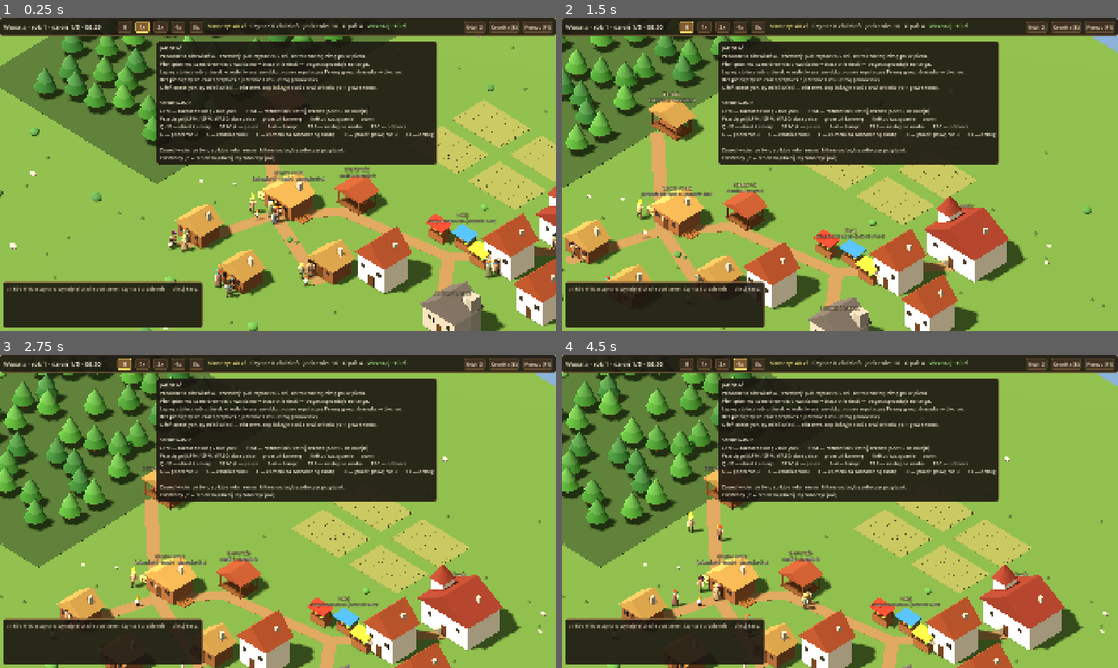
Above: before the commit, frames 1-4 (two rows, left to right).
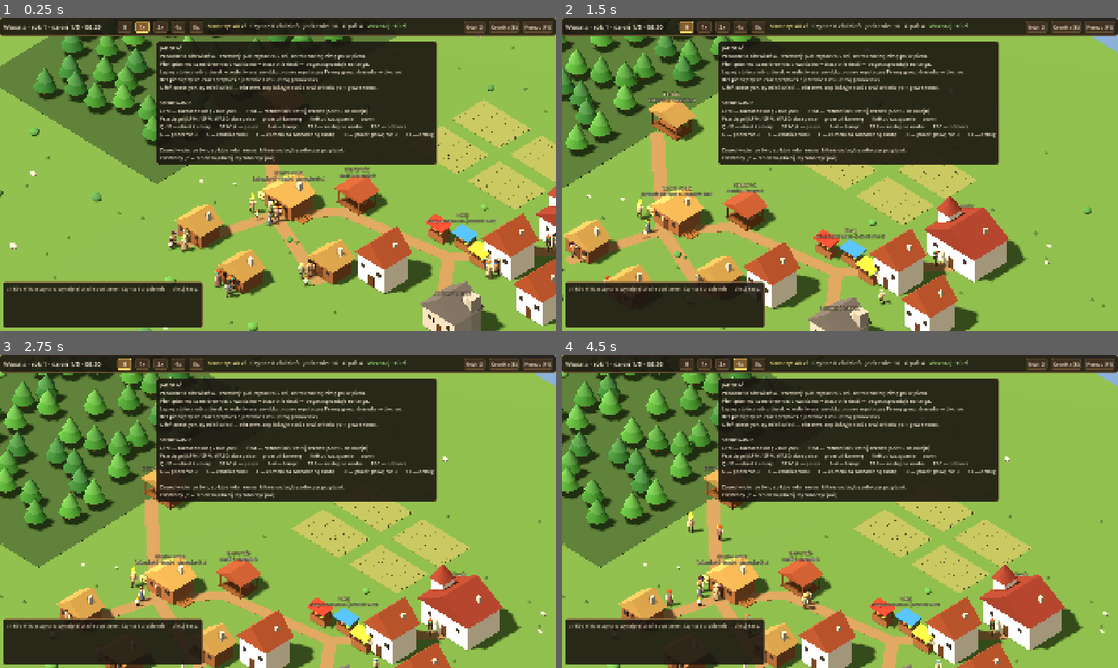
Above: after the commit, the same moments.

Repository: dwdzdc/dynastia
Game: Godot game, scene res://game/main.tscn
The game is run twice, just before and just after one commit, with the same random seed, the same clock (stepped at 60 frames per second) and the same inputs.
Inputs (mouse positions are in pixels of both pictures, inside the frame that each line leads up to):
- Up to frame 1 (0.25 s): no input
- Up to frame 2 (1.5 s): tap Enter at 0.5 s; move the mouse to (962, 158) at 0.52 s; hold D 0.53-1.25 s; tap 1 at 0.6 s; click (962, 158) at 0.67 s; tap Space at 0.77 s; drag from (728, 190) to (812, 237) at 1.27 s
- Up to frame 3 (2.75 s): click "II" at 2 s
- Up to frame 4 (4.5 s): click "1x" at 2.75 s; click "2x" at 3.5 s; click "4x" at 4.25 s

The runs differ from the first frame. In frame 1, 0.2% of the frame differs, in the area x 38-100%, y 61-87%; in frame 2, 0.2%; in frame 3, 0.2%; in frame 4, 0.3%, in the area x 18-79%, y 72-100%.

Commit message:
L5: AI bez klas (S20) - o najmowaniu sie decyduje skrzynia, nie rola; w dzien bez roboty wolne przed domem zamiast siedzenia w srodku
Co-Authored-By: Claude Opus 5.5 <noreply@anthropic.com>

Diff:
--- a/data/balance.json
+++ b/data/balance.json
@@ -356,10 +356,7 @@
     "forage_when_cash_below": 10.0,
     "max_foragers": 1,
     "default_job": "laborer",
-    "idle_roles": [
-      "merchant",
-      "gentry"
-    ]
+    "wealthy_cash_per_adult": 60.0
   },
   "marriage": {
     "residence": "bride_moves",
--- a/sim/ai.gd
+++ b/sim/ai.gd
@@ -22,14 +22,16 @@
 		for pid in h.members:
 			var p: SimPerson = w.family.persons[pid]
 			var a := w.agent_by_id(p.agent_id)
-			var l := w.family.lineage_of(p)
 			if a == null or a.status != "active" or not a.can_work() or w.family.is_ours(p):
 				continue
-			# Ziemiaństwo i kupcy żyją z majątku i handlu, nie z dniówki.
-			if l != null and l.role in cfg["idle_roles"]:
-				a.job = "none"
-				continue
 			workers.append(a)
+		# Bez klas (S20): kogo stać, ten nie najmuje się do cudzej roboty — żyje z majątku,
+		# płaci, nadzoruje, bywa. Decyduje skrzynia, nie rola w danych.
+		if not workers.is_empty() and h.cash / float(workers.size()) >= float(cfg["wealthy_cash_per_adult"]):
+			for a: SimAgent in workers:
+				w.contracts.quit(w.person_of(a), "")
+				_assign(a, "none")
+			continue
 		# Dorośli bez pary z rodów AI rozglądają się za małżonkiem sami.
 		for pid in h.members:
 			var q: SimPerson = w.family.persons[pid]
--- a/sim/jobs.gd
+++ b/sim/jobs.gd
@@ -146,7 +146,11 @@
 			_plan_collect(a)
 		"chore":
 			if not _plan_chore(a):
-				_go_inside(a, _home(a), "rest", 3.0, _rest_reason(a))
+				# W dzień wolne wśród ludzi przed domem, wieczorem odpoczynek w środku.
+				if block_at(w.clock.time_of_day()) == "work" and not a.is_child:
+					_free_time(a, _rest_reason(a).trim_prefix("wolne — "))
+				else:
+					_go_inside(a, _home(a), "rest", 3.0, _rest_reason(a))
 
 
 func release(a: SimAgent) -> void:
--- a/tests/run_tests.gd
+++ b/tests/run_tests.gd
@@ -80,6 +80,7 @@
 	_test_estate_pays_wages()
 	_test_field_work()
 	_test_assign_by_place()
+	_test_ai_visible_by_day()
 	_test_world_deterministic()
 	_test_world_30_days_autonomous()
 	_test_economy_chain_produces_income()
@@ -1263,6 +1264,32 @@
 	check("good wage in the player's sawmill attracts a stranger", best.get("place", "") == "sawmill")
 
 
+# L5 (S20): o pracy AI decyduje majątek, nie rola; w godzinach pracy dorośli AI są
+# w świecie (praca, wolne wśród ludzi), a nie zamknięci w domu bez powodu.
+func _test_ai_visible_by_day() -> void:
+	var w = _new_world()
+	var est = w.estate_owner()
+	_run_days_auto(w, 1.0)
+	var adults_est: Array = est.members.filter(func(pid): return w.family.stage_of(w.family.persons[pid]) == "adult")
+	check("wealthy household does not hire itself out", adults_est.all(func(pid):
+		return w.contracts.of_worker(pid).is_empty()))
+	w.clock.set_time(w.clock.day_index(), float(w.balance["schedule"]["work_start"]) + 0.1)
+	var inside := 0
+	var total := 0
+	for i in 40:
+		w.step_sim(2.0)
+		for a in w.agents:
+			var p = w.person_of(a)
+			if a.status != "active" or p == null or w.family.is_ours(p) or not a.can_work() or a.status == "away":
+				continue
+			if w.family.lineage_of(p).role == "trader":
+				continue
+			total += 1
+			if a.inside == a.home_id and a.activity in ["rest", "idle", "wait"]:
+				inside += 1
+	check("AI adults are out in the world during work hours", total > 0 and float(inside) / float(total) < 0.15)
+
+
 func _state_sig(w) -> String:
 	var parts: Array = ["%.3f" % w.household.cash, str(w.building("sawmill").stock)]
 	for a in w.agents:
Not shown, changed: progress.md
